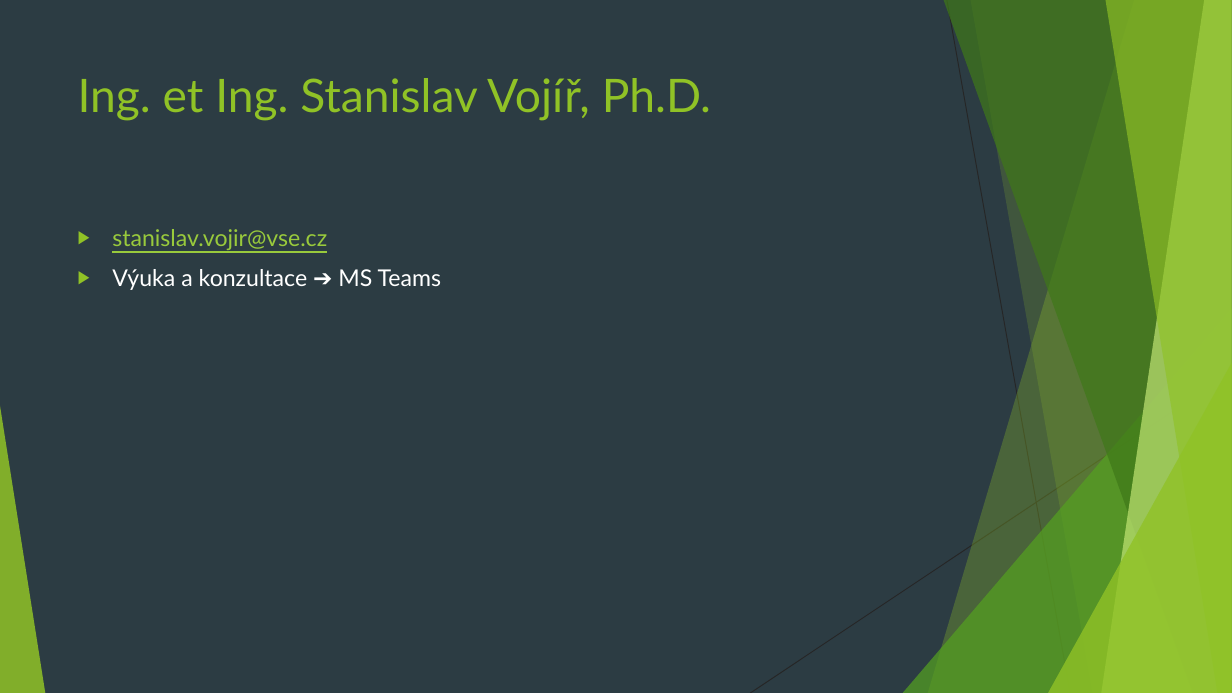
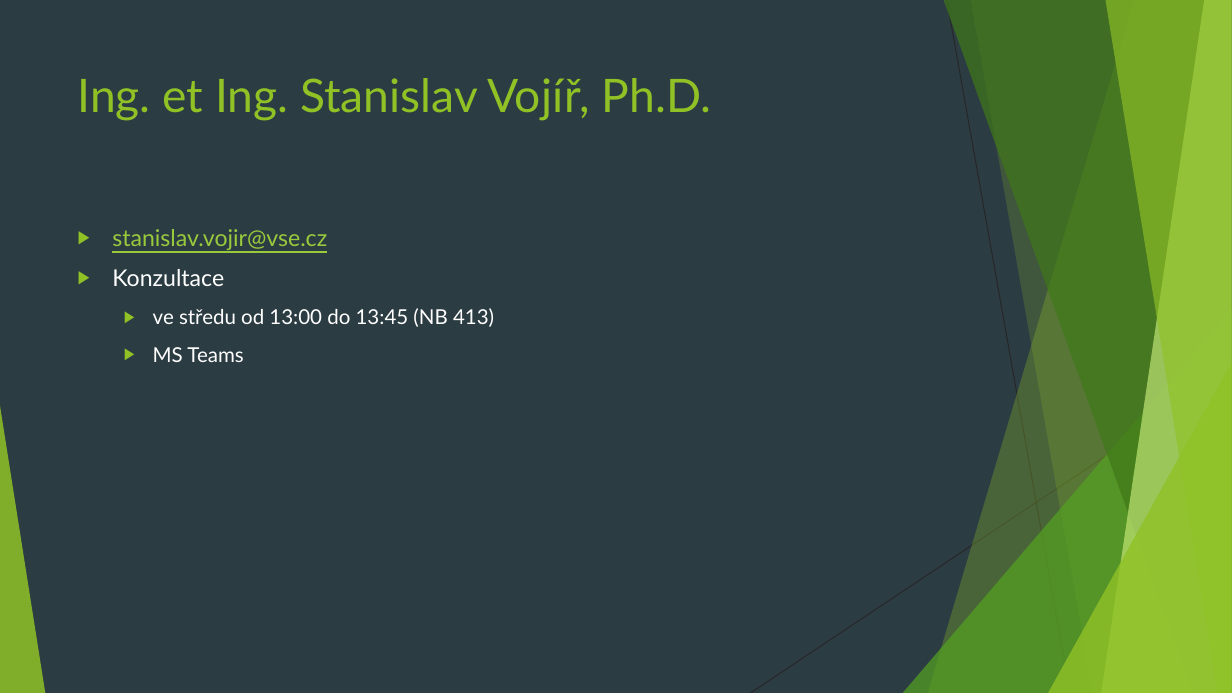
Before and after one commit to 4iz160/cviceni, a slide deck: slide 2 of 01-data-informace-znalosti-zdroje/cviceni-01.pptx. Drawn at 1232x693 pixels with LibreOffice and Linux fonts; fonts in the diff are those of the drawing. Boxes give left, top, right and bottom in pixels: in the first picture for what was removed or moved away, otherwise in the second. Text is boxed around its words. In the diff, an @@ line names an element or a change of style, - is before the commit and + after.

```diff
--- a/01-data-informace-znalosti-zdroje/cviceni-01.pptx
+++ b/01-data-informace-znalosti-zdroje/cviceni-01.pptx
@@ text at bbox=[112, 269, 494, 362]: text changed; size 18 to 16 pt @@
-▶ Výuka a konzultace ➔ MS Teams
+▶ Konzultace
+  ▶ ve středu od 13:00 do 13:45 (NB 413)
+  ▶ MS Teams
```
Also in this commit, not shown: 2 other slides changed, 1 other file.
